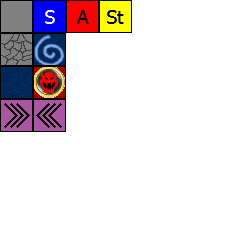
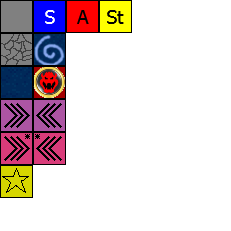
Layers edited between the first and the second 231px x 231px image:
painted on "spaces_new.png" over bbox(0, 132, 66, 198)
